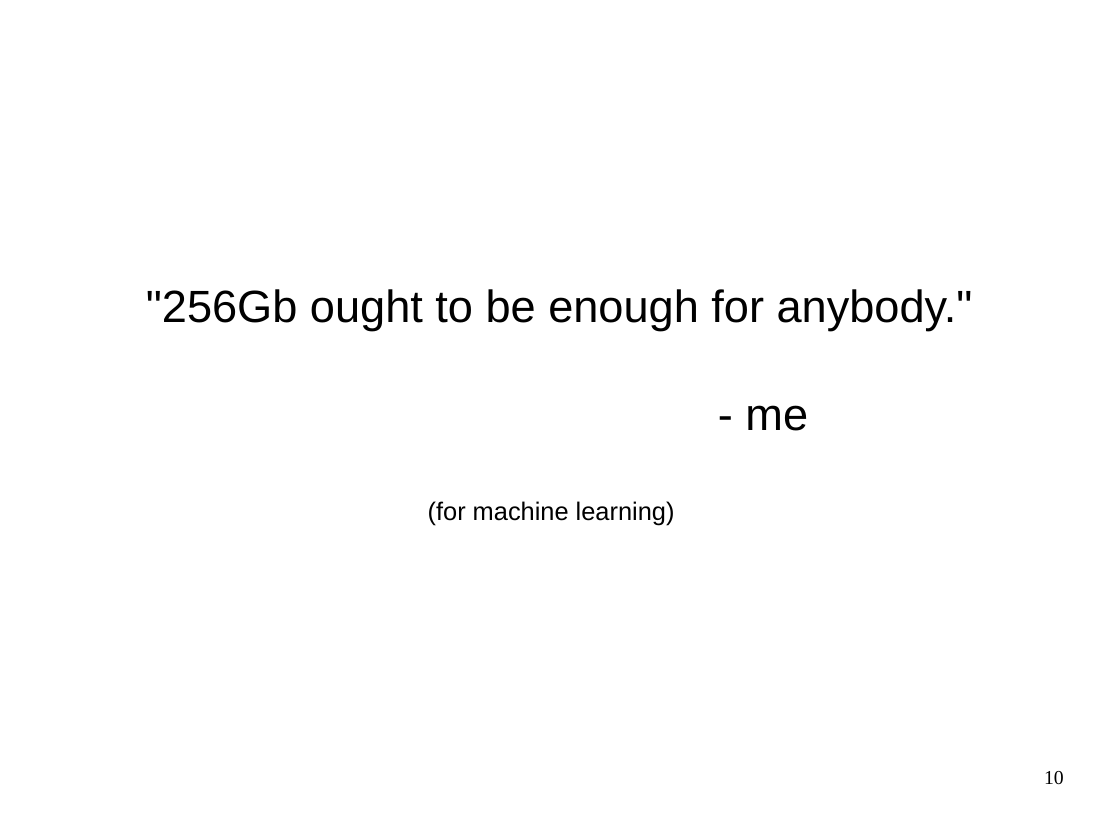
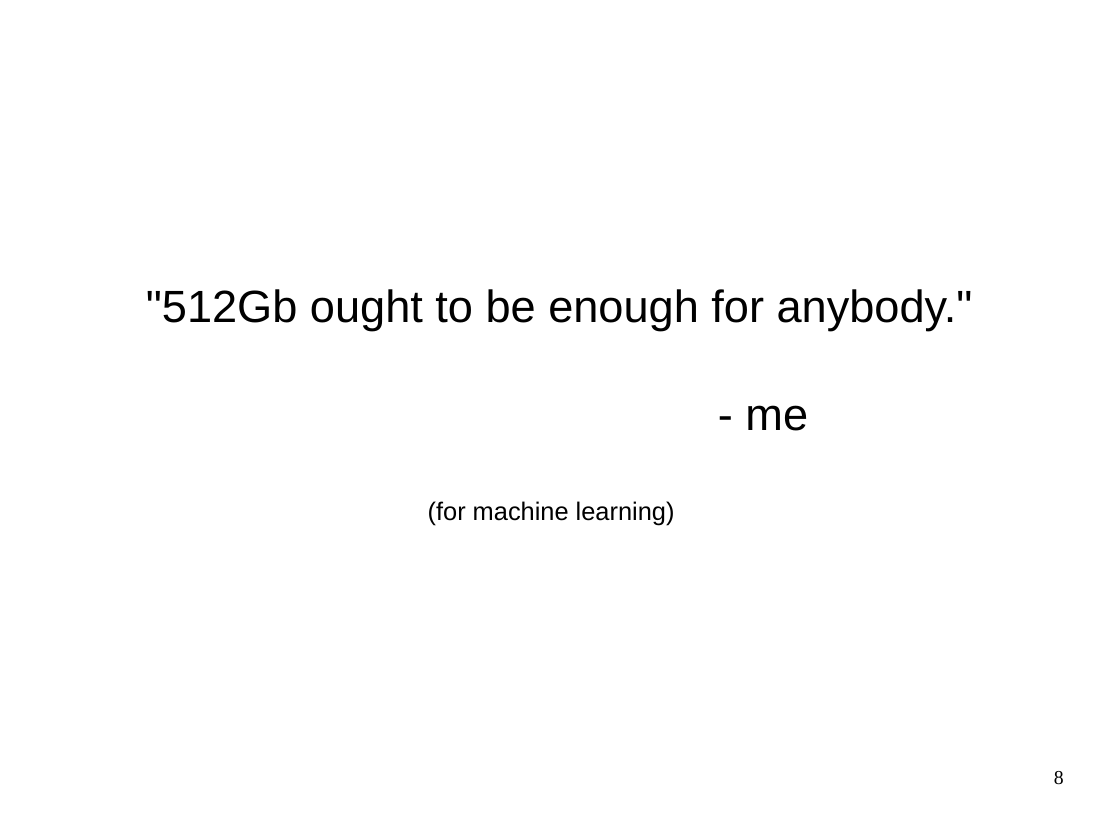
Before and after one commit to amueller/ml-workshop-4-of-4, a slide deck: slide 8 of slides/01-out-of-core-non-linear.odp (slide 10 before the commit). Drawn at 1120x840 pixels with LibreOffice and Linux fonts; fonts in the diff are those of the drawing. Boxes give left, top, right and bottom in pixels: in the first picture for what was removed or moved away, otherwise in the second. Text is boxed around its words. In the diff, an @@ line names an element or a change of style, - is before the commit and + after.

```diff
--- a/slides/01-out-of-core-non-linear.odp
+++ b/slides/01-out-of-core-non-linear.odp
@@ subtitle at (x1=146, y1=289, x2=973, y2=331): text changed @@
-"256Gb ought to be enough for anybody."
+"512Gb ought to be enough for anybody."
@@ page number at (x1=1054, y1=771, x2=1064, y2=785): text changed @@
-10
+8
```
Also in this commit, not shown: 5 slides removed, 1 other file.
